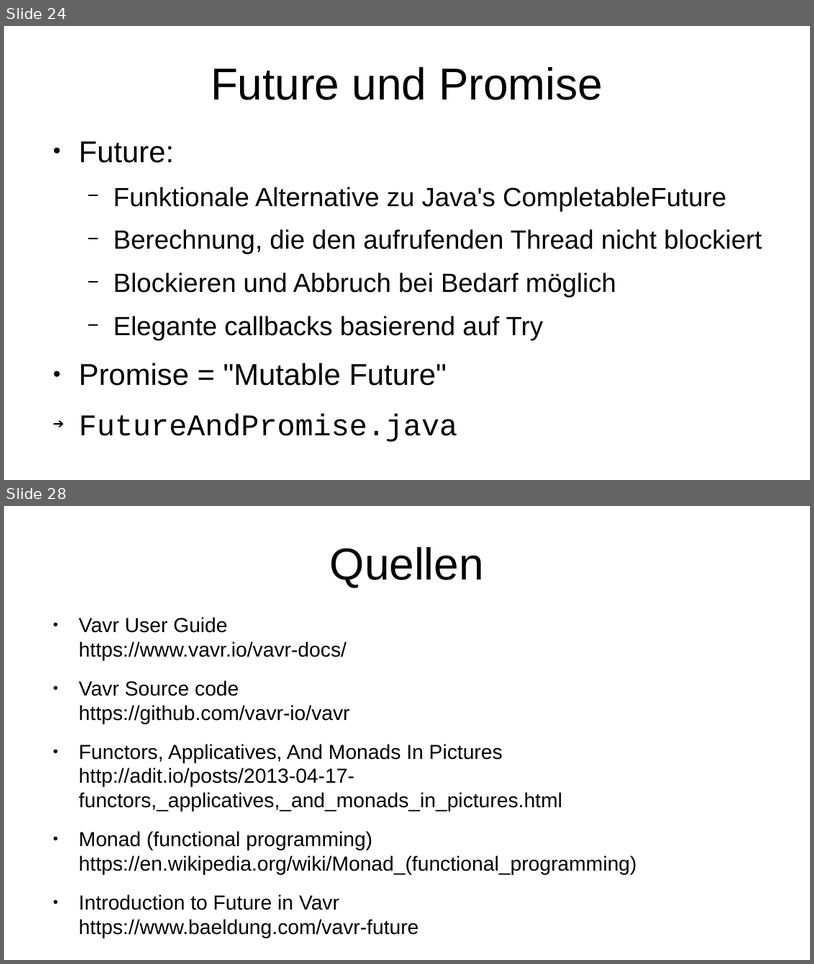
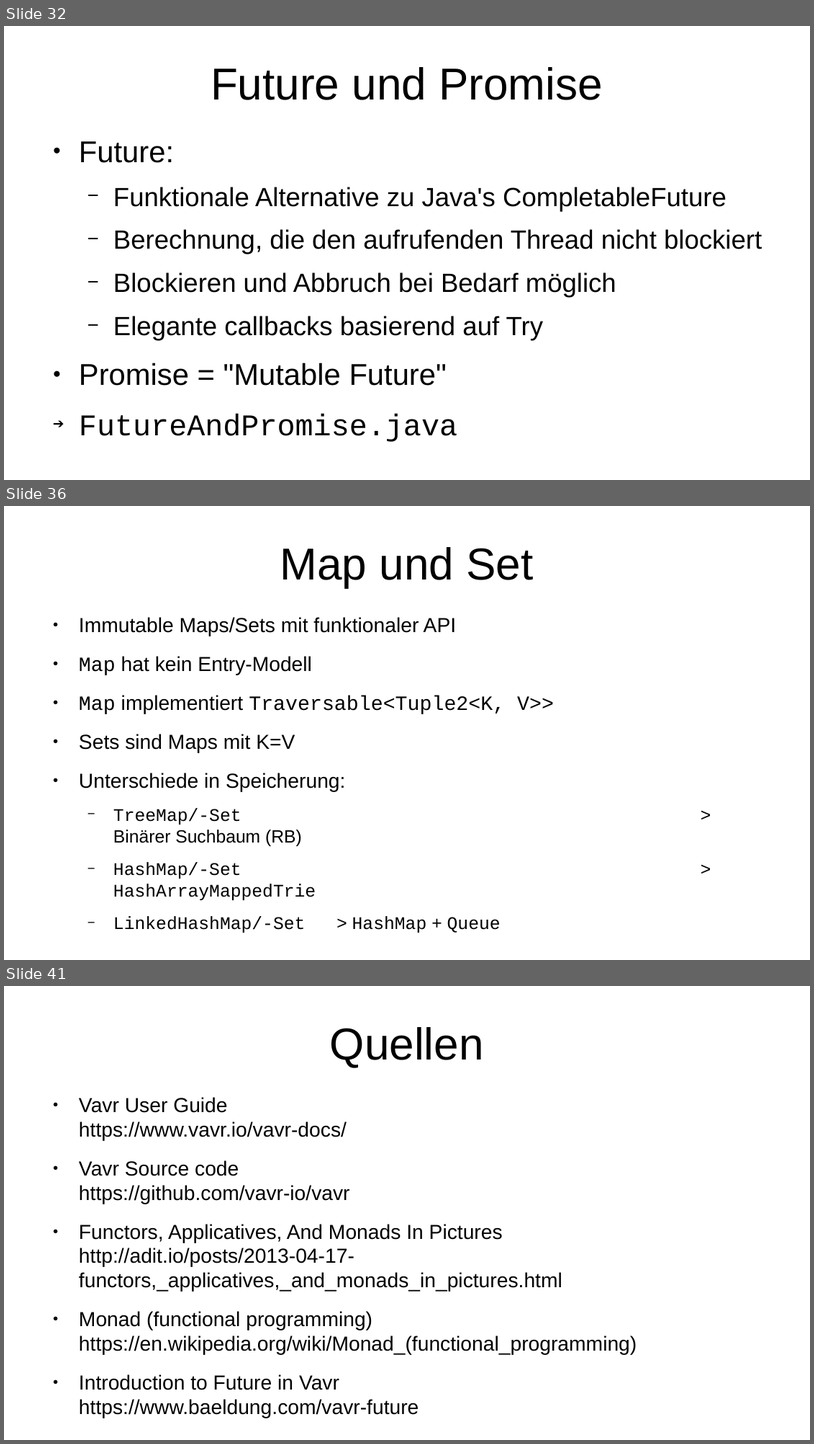
Before and after one commit to p3et/vavr-demo, a slide deck: coffee talk.odp. Shown one above the other, each under a label of ours: slides 24 and 28 before the commit, slides 32, 36 and 41 after it; the slides between them are not shown. The pictures are 814x964 and 814x1444 pixels, drawn with LibreOffice and Linux fonts; fonts in the diff are those of the drawing. Boxes give left, top, right and bottom in pixels: in the first picture for what was removed or moved away, otherwise in the second. Text is boxed around its words. In the diff, an @@ line names an element or a change of style, - is before the commit and + after.

```diff
--- a/coffee talk.odp
+++ b/coffee talk.odp
@@ slide 36 added at bbox=[4, 506, 810, 960], background #FFFFFF @@
@@ title added at bbox=[280, 547, 533, 587], 44 pt, text #000000 @@
+Map und Set
@@ text added at bbox=[79, 617, 554, 932], 20 pt, text #000000 @@
+● Immutable Maps/Sets mit funktionaler API
+● Map hat kein Entry-Modell
+● Map implementiert Traversable<Tuple2<K, V>>
+● Sets sind Maps mit K=V
+● Unterschiede in Speicherung:
+  − TreeMap/-Set > Binärer Suchbaum (RB)
+  − HashMap/-Set > HashArrayMappedTrie
+  − LinkedHashMap/-Set > HashMap + Queue
@@ what was slide 24 is now slide 32 @@
@@ what was slide 28 is now slide 41 @@
```
Also in this commit, not shown: 10 slides changed, 12 other slides added, 1 other file.
